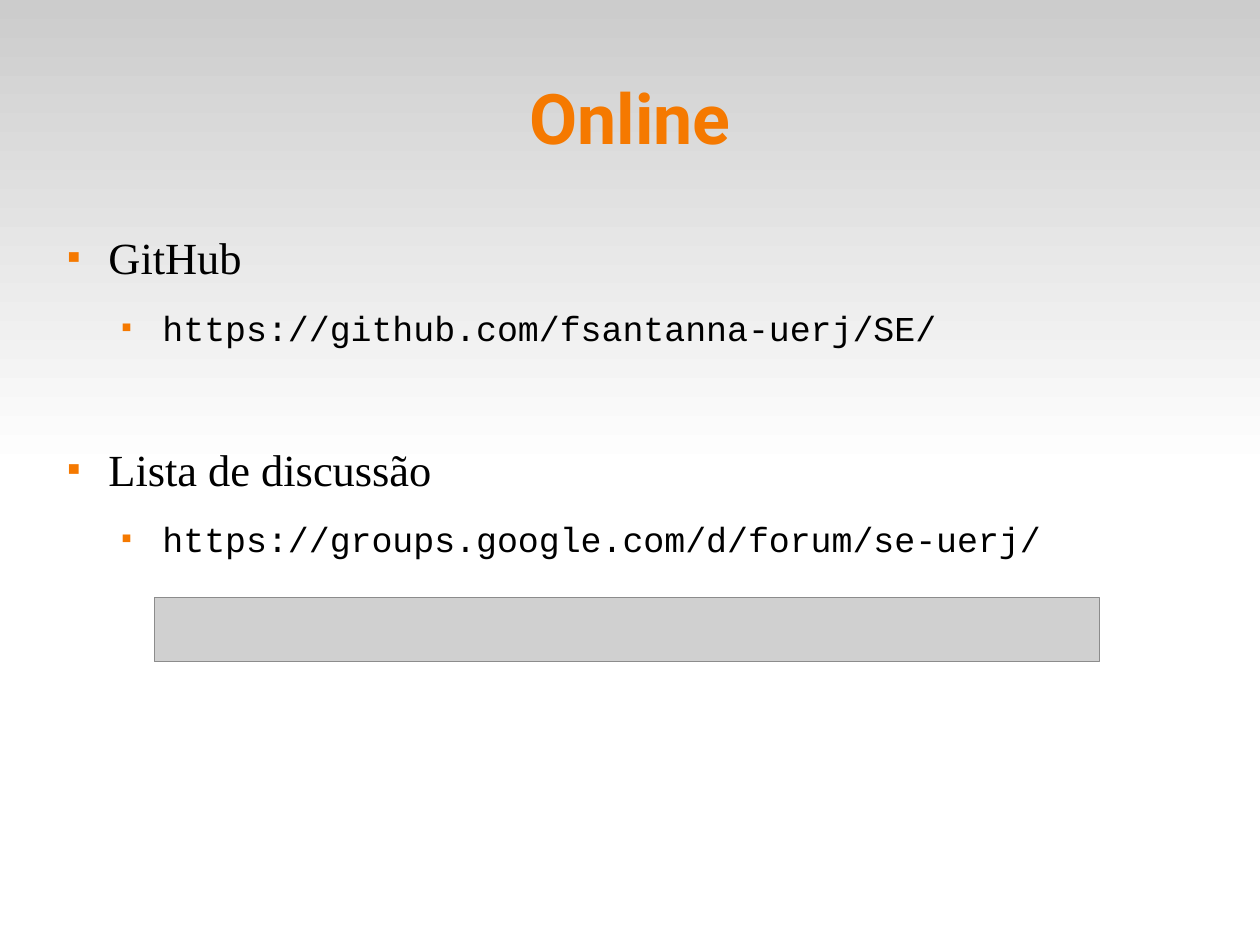
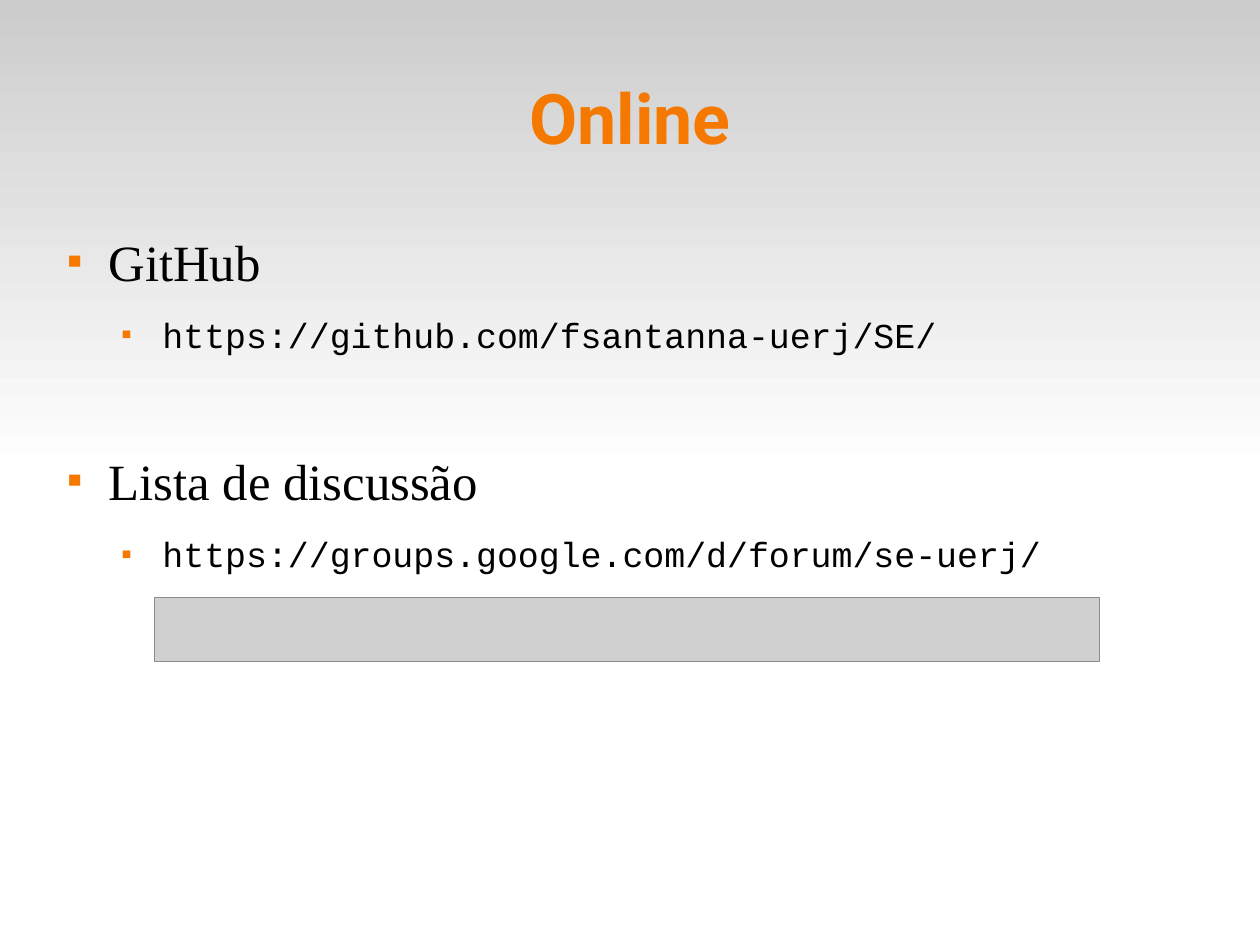
Before and after one commit to fsantanna-uerj/SE, a slide deck: slide 6 of Slides/se-00-intro.odp (slide 5 before the commit). Drawn at 1260x945 pixels with LibreOffice and Linux fonts; fonts in the diff are those of the drawing; grey boxes stand for pictures. Boxes give left, top, right and bottom in pixels: in the first picture for what was removed or moved away, otherwise in the second. Text is boxed around its words. In the diff, an @@ line names an element or a change of style, - is before the commit and + after.

```diff
--- a/Slides/se-00-intro.odp
+++ b/Slides/se-00-intro.odp
@@ text at (108, 245, 478, 501): size 28 to 32 pt in "GitHub", "Lista de discussão" @@
```
Also in this commit, not shown: 5 other slides changed, 2 slides added, 1 slide removed.
